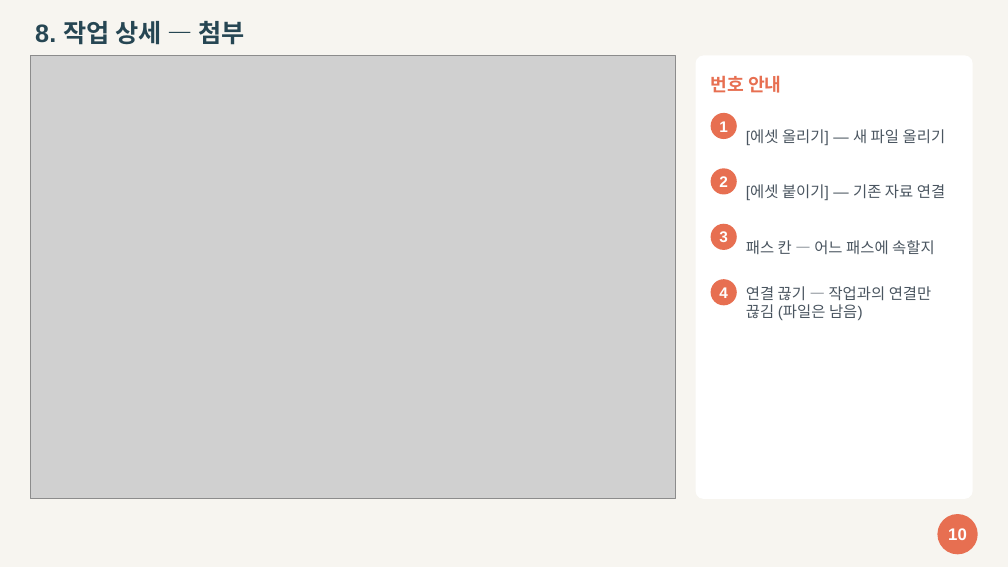
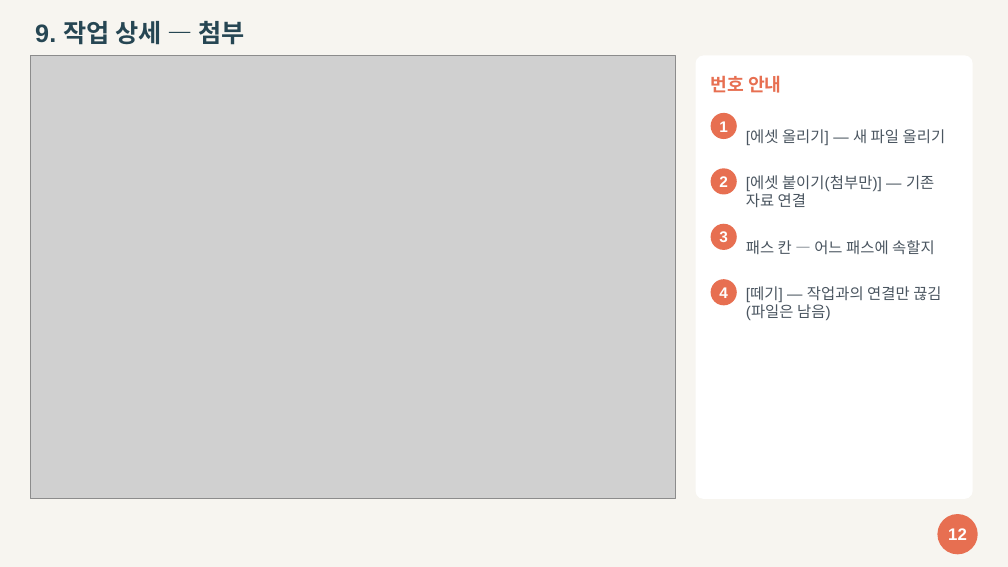
Before and after one commit to geosoft-shcho/weld-dashboard, a slide deck: slide 12 of docs/2026-10-23/작업_등록_매뉴얼.pptx (slide 10 before the commit). Drawn at 1008x567 pixels with LibreOffice and Linux fonts; fonts in the diff are those of the drawing; grey boxes stand for pictures. Boxes give left, top, right and bottom in pixels: in the first picture for what was removed or moved away, otherwise in the second. Text is boxed around its words. In the diff, an @@ line names an element or a change of style, - is before the commit and + after.

```diff
--- a/docs/2026-10-23/작업_등록_매뉴얼.pptx
+++ b/docs/2026-10-23/작업_등록_매뉴얼.pptx
@@ text at (35,21,244,45): text changed @@
-8. 작업 상세 — 첨부
+9. 작업 상세 — 첨부
@@ text at (746,175,934,207): text changed @@
-[에셋 붙이기] — 기존 자료 연결
+[에셋 붙이기(첨부만)] — 기존 자료 연결
@@ text at (746,286,941,320): text changed @@
-연결 끊기 — 작업과의 연결만 끊김 (파일은 남음)
+[떼기] — 작업과의 연결만 끊김 (파일은 남음)
@@ text at (948,528,967,540): text changed @@
-10
+12
```
Also in this commit, not shown: 14 other slides changed, 3 slides added, 1 slide removed, 28 other files.
